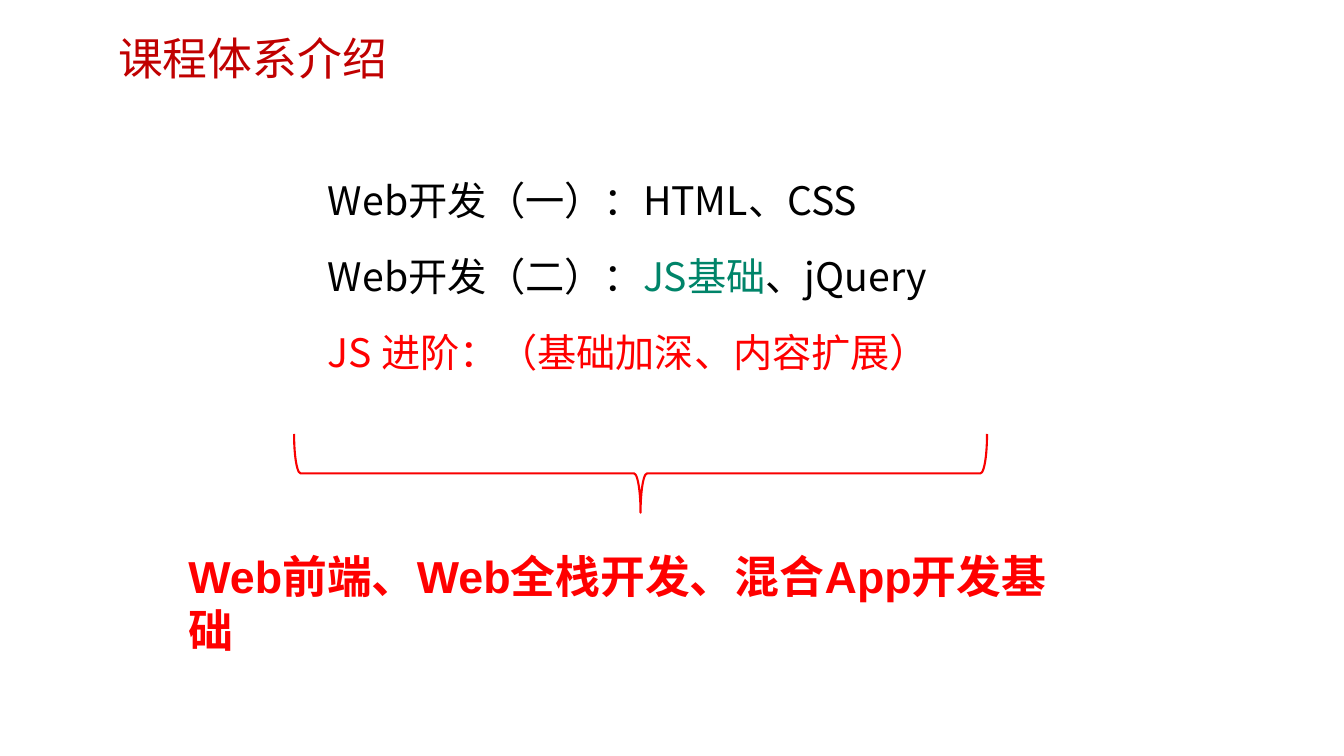
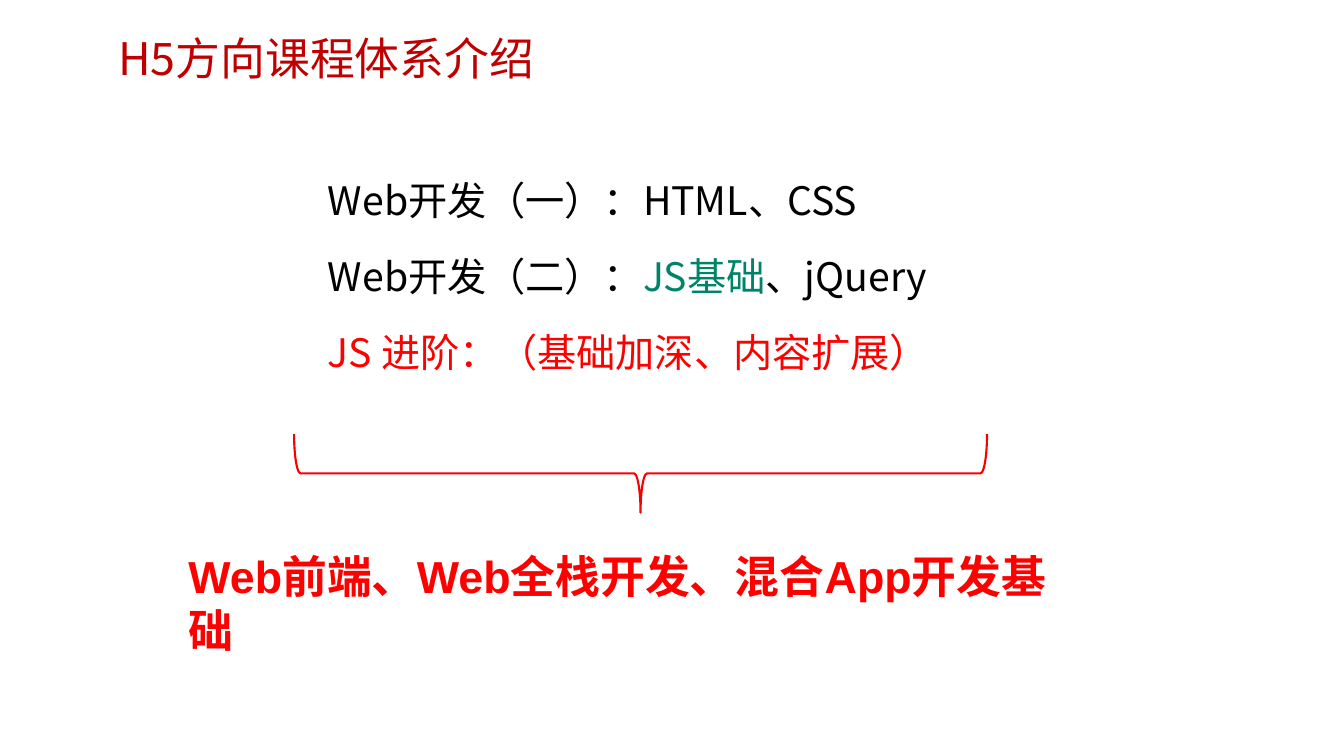
Before and after one commit to edu2act/course-javascript-advanced, a slide deck: slide 3 of 课程PPT/01.JavaScript发展历程及语言特点.pptx. Drawn at 1344x756 pixels with LibreOffice and Linux fonts; fonts in the diff are those of the drawing; background and template pictures are left out. Boxes give left, top, right and bottom in pixels: in the first picture for what was removed or moved away, otherwise in the second. Text is boxed around its words. In the diff, an @@ line names an element or a change of style, - is before the commit and + after.

```diff
--- a/课程PPT/01.JavaScript发展历程及语言特点.pptx
+++ b/课程PPT/01.JavaScript发展历程及语言特点.pptx
@@ text at box(118, 37, 534, 79): text changed @@
-课程体系介绍
+H5方向课程体系介绍
```
Also in this commit, not shown: 6 other slides changed, 1 slide removed, 3 other files.
